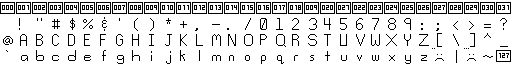
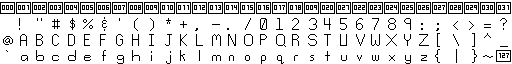
Before/after of a 512x64 layered artwork. What changed in the layer stack:
painted on "Background" over [432, 33, 477, 63]
